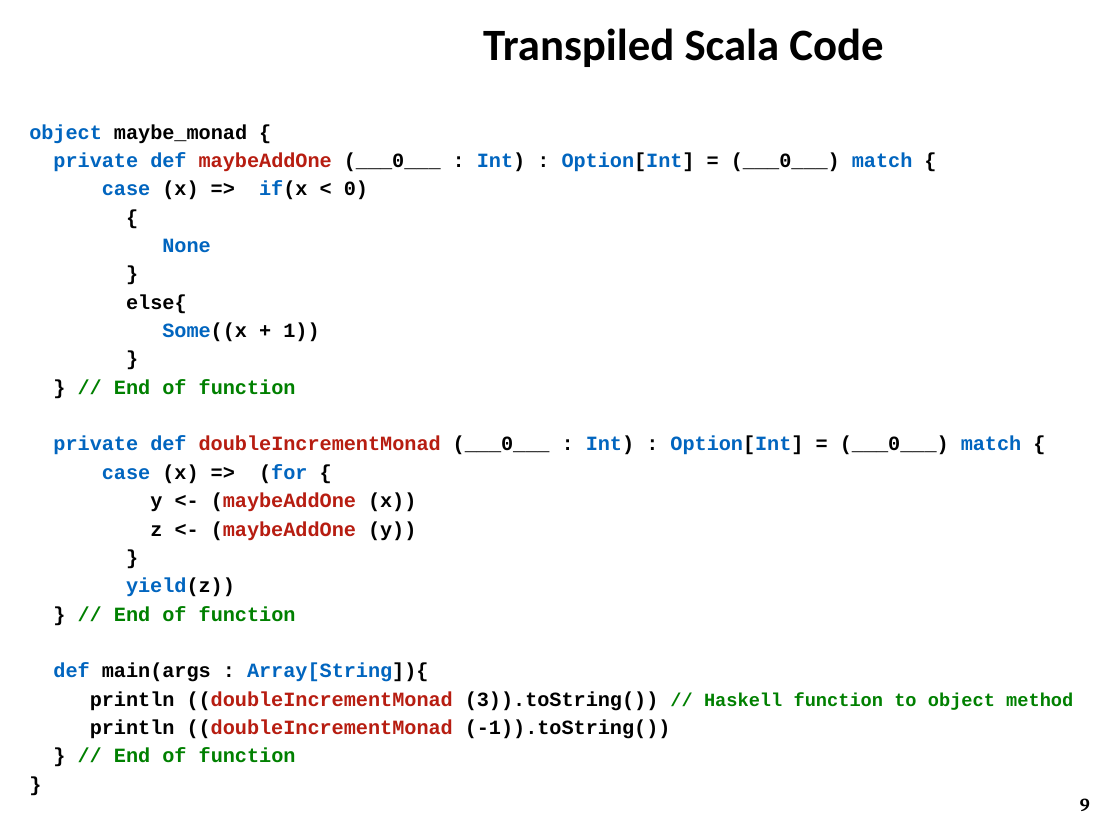
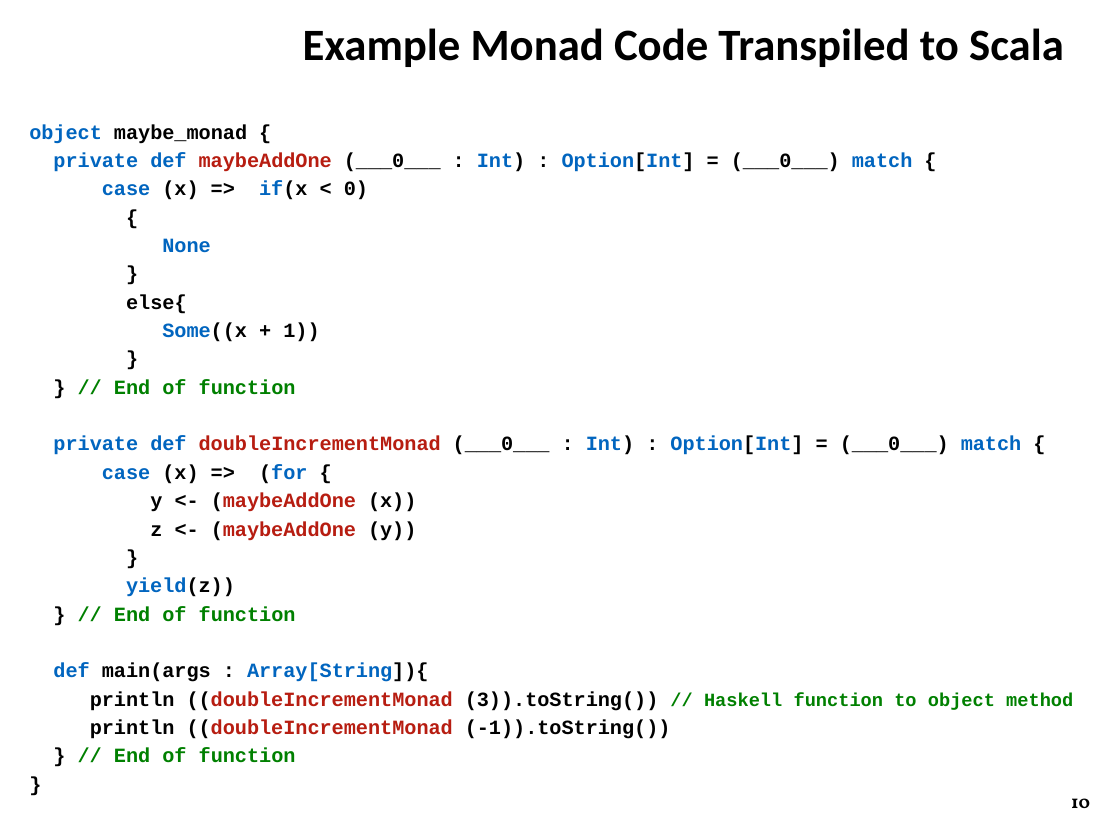
Before and after one commit to ZaydH/CS252, a slide deck: slide 10 of Project/Project_Presentation/Zayd_Hammoudeh_-_HamSkill_Run_Haskell_Anywhere.pptx (slide 9 before the commit). Drawn at 1120x840 pixels with LibreOffice and Linux fonts; fonts in the diff are those of the drawing; background and template pictures are left out. Boxes give left, top, right and bottom in pixels: in the first picture for what was removed or moved away, otherwise in the second. Text is boxed around its words. In the diff, an @@ line names an element or a change of style, - is before the commit and + after.

```diff
--- a/Project/Project_Presentation/Zayd_Hammoudeh_-_HamSkill_Run_Haskell_Anywhere.pptx
+++ b/Project/Project_Presentation/Zayd_Hammoudeh_-_HamSkill_Run_Haskell_Anywhere.pptx
@@ title at [303,28,1064,67]: text changed @@
-Transpiled Scala Code
+Example Monad Code Transpiled to Scala
@@ page number at [1071,798,1090,808]: text changed @@
-9
+10
```
Also in this commit, not shown: 5 other slides changed, 3 slides added.
